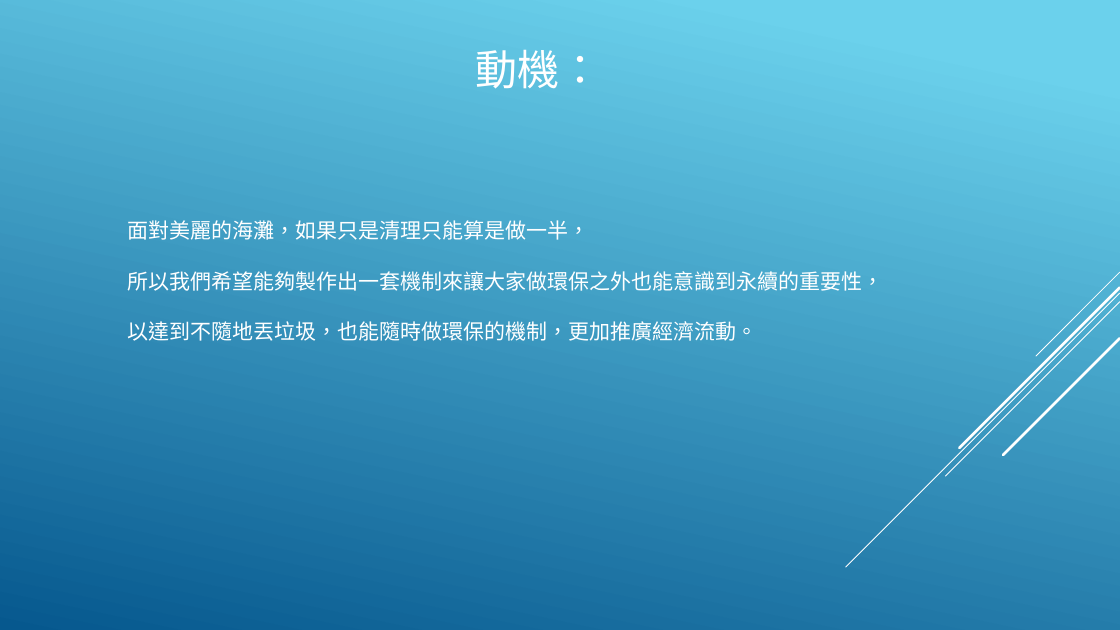
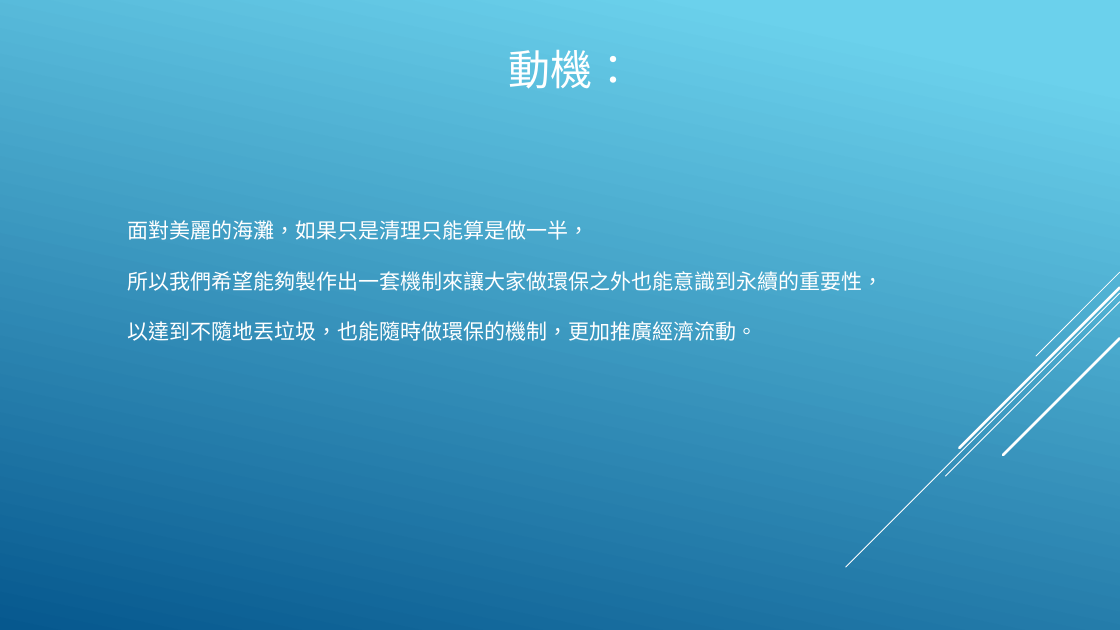
Before and after one commit to DennySORA/Environmental_Sustainability_Partition_Hackathon_2018, a slide deck: slide 2 of doc/永續發展 - 淨灘.pptx. Drawn at 1120x630 pixels with LibreOffice and Linux fonts; fonts in the diff are those of the drawing. Boxes give left, top, right and bottom in pixels: in the first picture for what was removed or moved away, otherwise in the second. Text is boxed around its words. In the diff, an @@ line names an element or a change of style, - is before the commit and + after.

```diff
--- a/doc/永續發展 - 淨灘.pptx
+++ b/doc/永續發展 - 淨灘.pptx
@@ title "動機：": place and size @@
-title "動機：" at <box>475,49,601,89</box>
+title "動機：" at <box>509,49,635,89</box>
```
Also in this commit, not shown: 2 other slides changed, 3 slides added, 2 slides removed, 1 other file.
